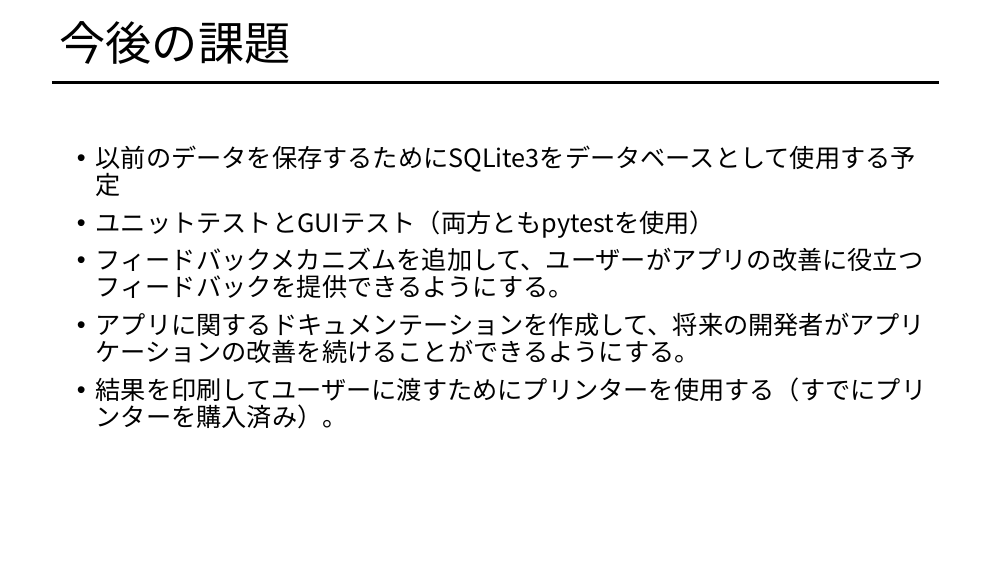
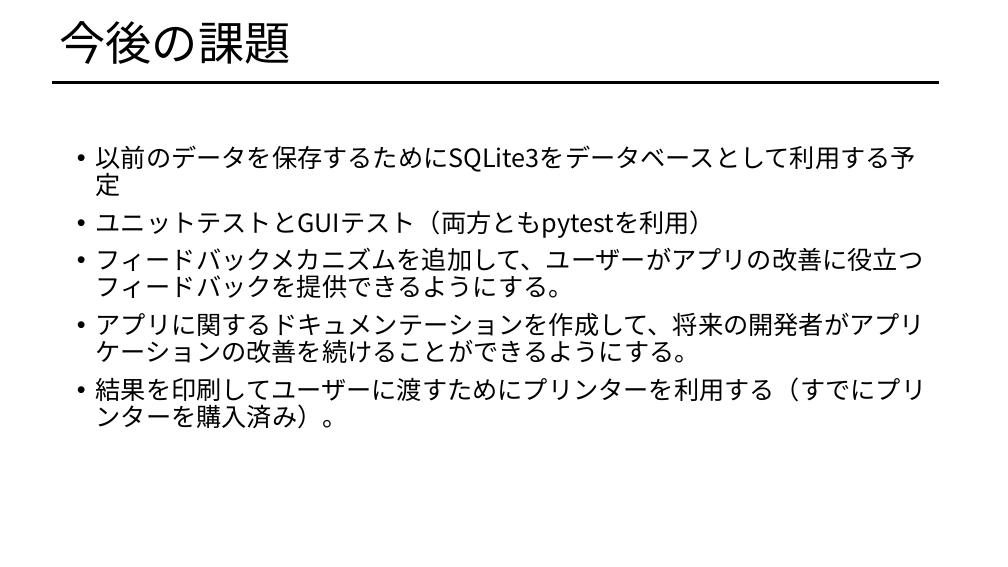
Before and after one commit to afiqfadzil/pythonProject1, a slide deck: slide 23 of LOCOMOTION.pptx. Drawn at 1008x567 pixels with LibreOffice and Linux fonts; fonts in the diff are those of the drawing. Boxes give left, top, right and bottom in pixels: in the first picture for what was removed or moved away, otherwise in the second. Text is boxed around its words. In the diff, an @@ line names an element or a change of style, - is before the commit and + after.

```diff
--- a/LOCOMOTION.pptx
+++ b/LOCOMOTION.pptx
@@ text at (96,145,916,238): text changed @@
-• 以前のデータを保存するためにSQLite3をデータベースとして使用する予定
-• ユニットテストとGUIテスト（両方ともpytestを使用）
+• 以前のデータを保存するためにSQLite3をデータベースとして利用する予定
+• ユニットテストとGUIテスト（両方ともpytestを利用）
@@ text at (96,377,927,429): text changed @@
-• 結果を印刷してユーザーに渡すためにプリンターを使用する（すでにプリンターを購入済み）。
+• 結果を印刷してユーザーに渡すためにプリンターを利用する（すでにプリンターを購入済み）。
```
Also in this commit, not shown: 5 other slides changed.
